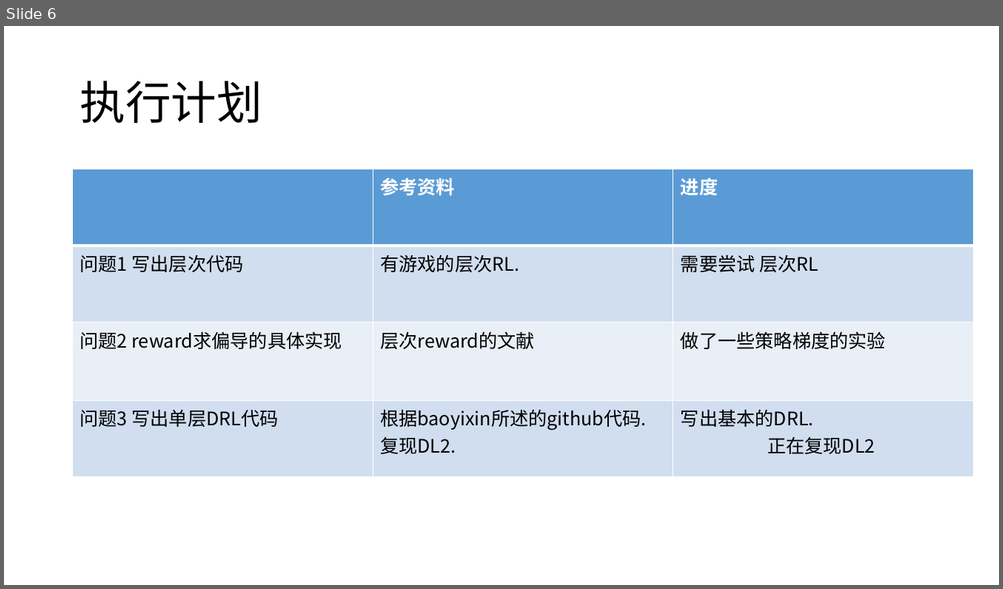
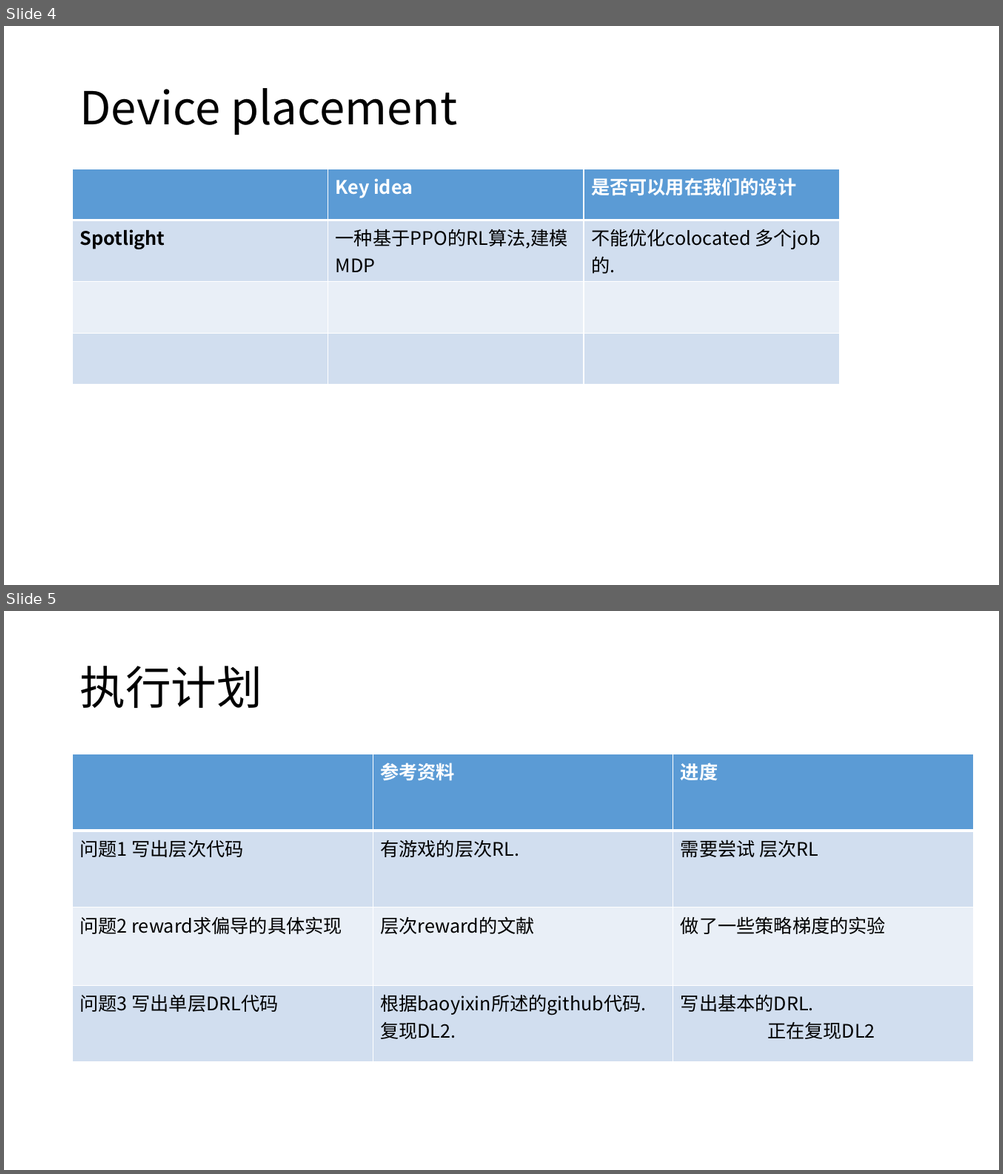
Before and after one commit to LukeLIN-web/distrubuted-ML-system, a slide deck: week report/8.11 report.pptx. Shown one above the other, each under a label of ours: slide 6 before the commit, slides 4 and 5 after it. The pictures are 1003x589 and 1003x1174 pixels, drawn with LibreOffice and Linux fonts; fonts in the diff are those of the drawing. Boxes give left, top, right and bottom in pixels: in the first picture for what was removed or moved away, otherwise in the second. Text is boxed around its words. In the diff, an @@ line names an element or a change of style, - is before the commit and + after.

```diff
--- a/week report/8.11 report.pptx
+++ b/week report/8.11 report.pptx
@@ slide 4 added at (x1=4, y1=26, x2=999, y2=585), background #FFFFFF @@
@@ title added at (x1=79, y1=88, x2=457, y2=135), 44 pt, text #000000 @@
+Device placement
@@ table added at (x1=73, y1=170, x2=840, y2=376), 4 rows, 3 columns @@
+ | Key idea | 是否可以用在我们的设计
+Spotlight | 一种基于PPO的RL算法,建模 MDP | 不能优化colocated 多个job的.
+ |  | 
+ |  | 
@@ what was slide 6 is now slide 5 @@
```
Also in this commit, not shown: 4 slides changed, 2 slides removed, 7 other files.
